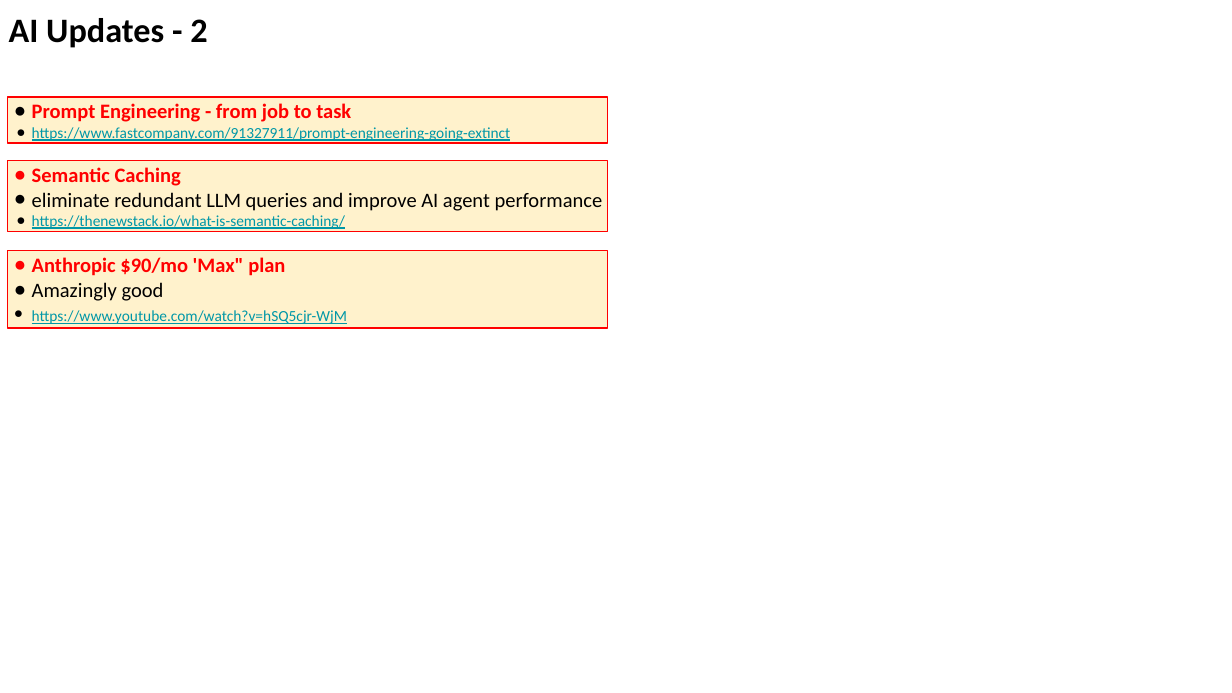
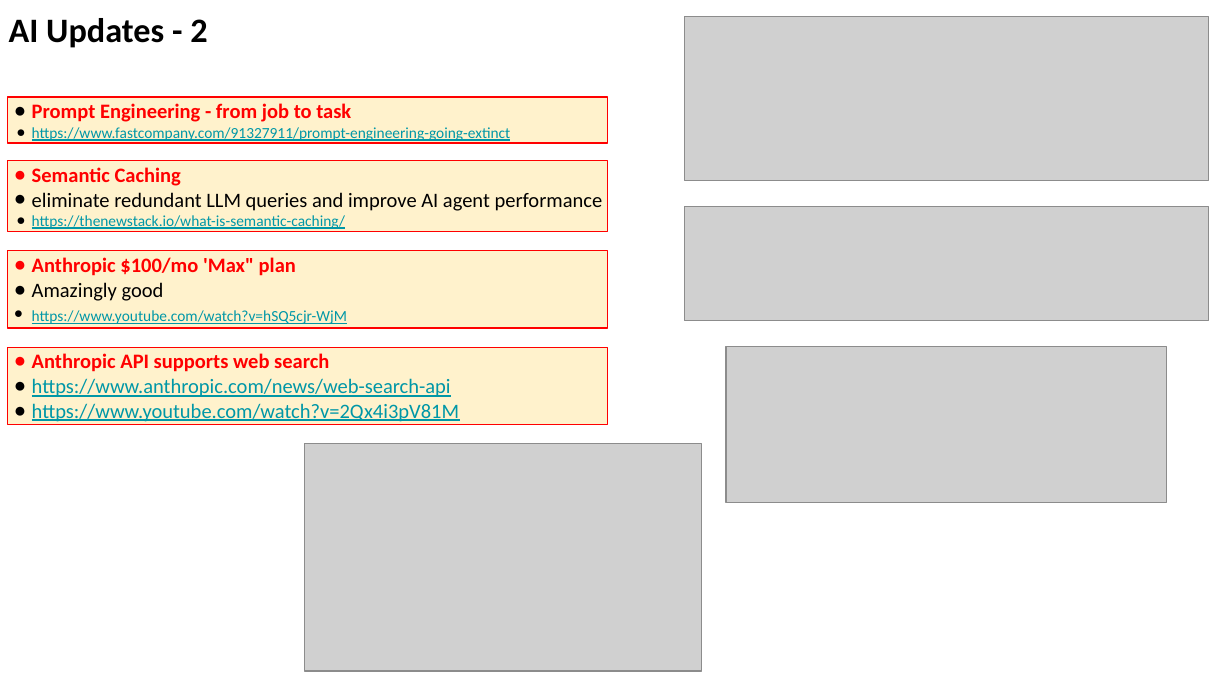
Before and after one commit to lselector/seminar, a slide deck: slide 8 of 2025/2025-05-09-AI-Updates.pptx. Drawn at 1232x693 pixels with LibreOffice and Linux fonts; fonts in the diff are those of the drawing; grey boxes stand for pictures. Boxes give left, top, right and bottom in pixels: in the first picture for what was removed or moved away, otherwise in the second. Text is boxed around its words. In the diff, an @@ line names an element or a change of style, - is before the commit and + after.

Commit message:
update

```diff
--- a/2025/2025-05-09-AI-Updates.pptx
+++ b/2025/2025-05-09-AI-Updates.pptx
@@ picture added at [685, 17, 1209, 181] @@
@@ picture added at [685, 206, 1209, 320] @@
@@ text in rectangle at [32, 257, 296, 276]: text changed @@
-● Anthropic $90/mo 'Max" plan
+● Anthropic $100/mo 'Max" plan
@@ rectangle added at [7, 347, 607, 425], fill #FFF2CC, outline #FF0000 0.75 pt, 12 pt, text #0097A7, underline @@
+● Anthropic API supports web search
+● https://www.anthropic.com/news/web-search-api
+● https://www.youtube.com/watch?v=2Qx4i3pV81M
@@ picture added at [726, 347, 1167, 503] @@
@@ picture added at [304, 444, 702, 671] @@
```
Also in this commit, not shown: 8 other slides changed, 1 slide added.
